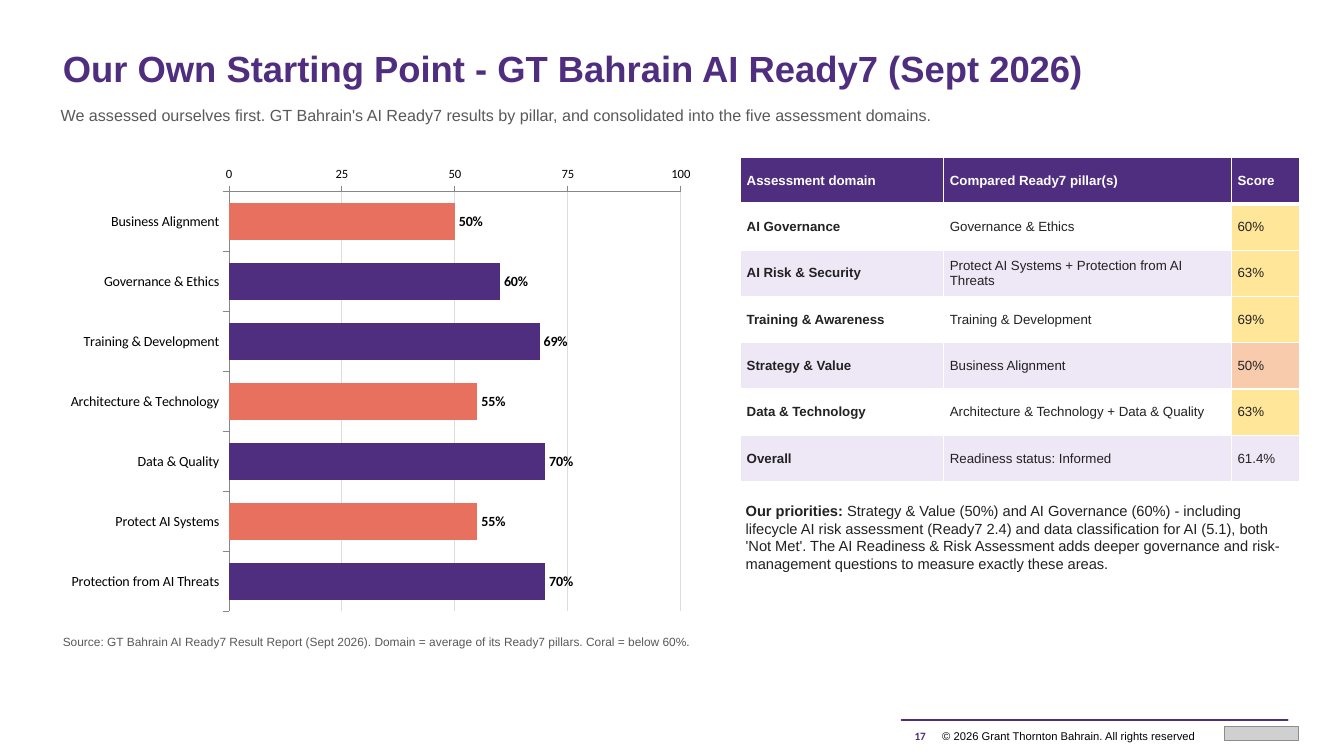
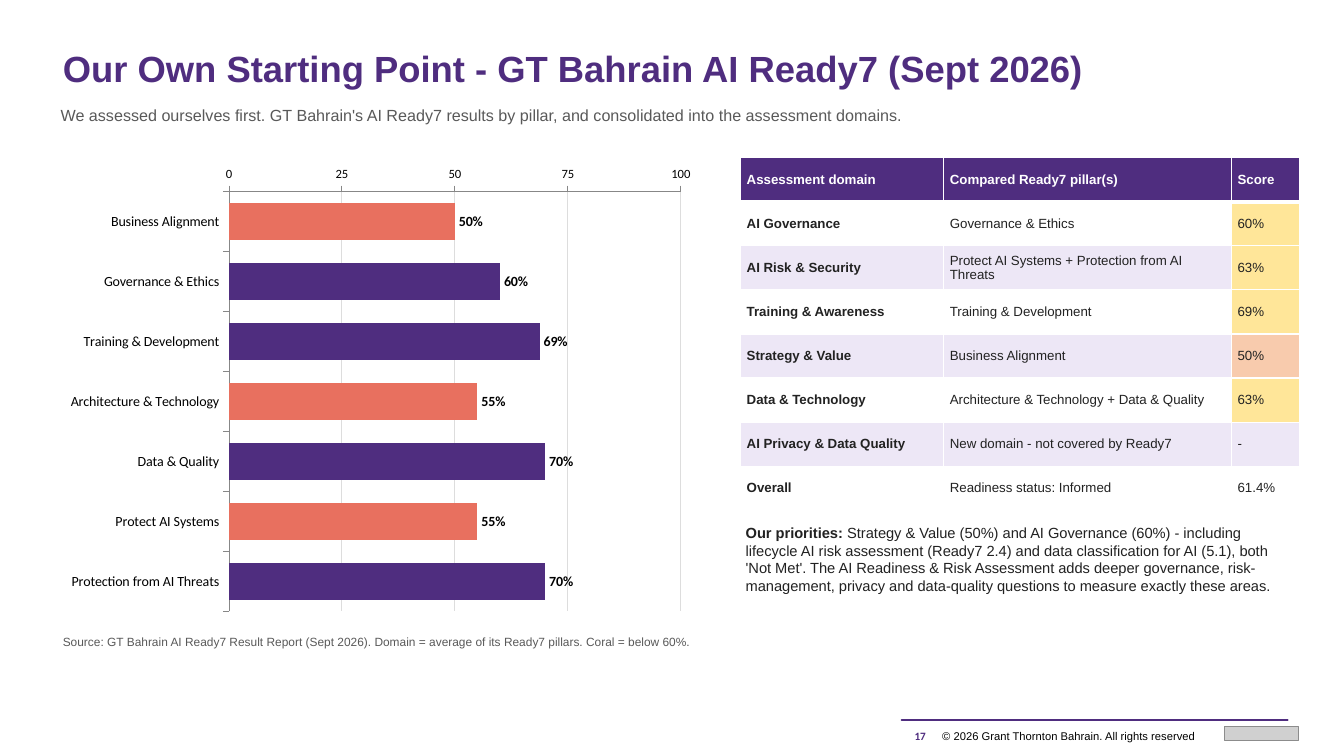
Before and after one commit to mahekdevangtrivedi-wq/GT-AI-Service-Line, a slide deck: slide 17 of 01_AI_Governance_Risk_Compliance/1.3_AI_Readiness_Assessment_Tool/GT_AI_Readiness_Assessment_Proposal.pptx. Drawn at 1344x756 pixels with LibreOffice and Linux fonts; fonts in the diff are those of the drawing; grey boxes stand for pictures. Boxes give left, top, right and bottom in pixels: in the first picture for what was removed or moved away, otherwise in the second. Text is boxed around its words. In the diff, an @@ line names an element or a change of style, - is before the commit and + after.

```diff
--- a/01_AI_Governance_Risk_Compliance/1.3_AI_Readiness_Assessment_Tool/GT_AI_Readiness_Assessment_Proposal.pptx
+++ b/01_AI_Governance_Risk_Compliance/1.3_AI_Readiness_Assessment_Tool/GT_AI_Readiness_Assessment_Proposal.pptx
@@ text at <box>61,109,901,125</box>: text changed @@
-We assessed ourselves first. GT Bahrain's AI Ready7 results by pillar, and consolidated into the five assessment domains.
+We assessed ourselves first. GT Bahrain's AI Ready7 results by pillar, and consolidated into the assessment domains.
@@ table at <box>741,157,1301,510</box> @@
+row 7: AI Privacy & Data Quality | New domain - not covered by Ready7 | -
@@ text at <box>746,527,1271,594</box>: text changed @@
-Our priorities: Strategy & Value (50%) and AI Governance (60%) - including lifecycle AI risk assessment (Ready7 2.4) and data classification for AI (5.1), both 'Not Met'. The AI Readiness & Risk Assessment adds deeper governance and risk-management questions to measure exactly these areas.
+Our priorities: Strategy & Value (50%) and AI Governance (60%) - including lifecycle AI risk assessment (Ready7 2.4) and data classification for AI (5.1), both 'Not Met'. The AI Readiness & Risk Assessment adds deeper governance, risk-management, privacy and data-quality questions to measure exactly these areas.
```
Also in this commit, not shown: 14 other slides changed, 2 slides added, 2 slides removed, 33 other files.
